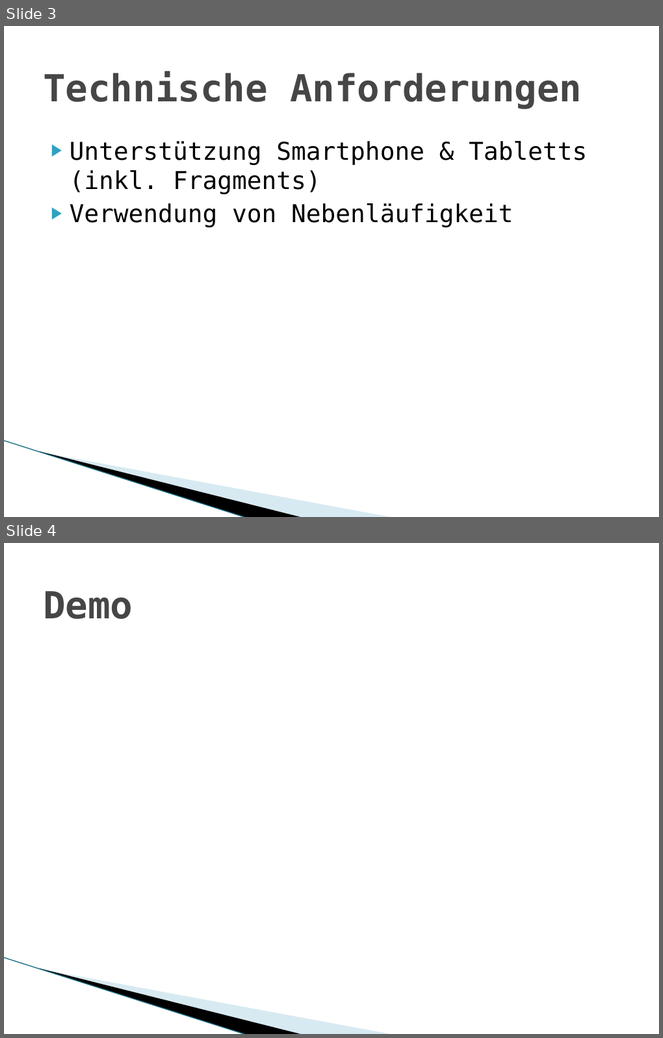
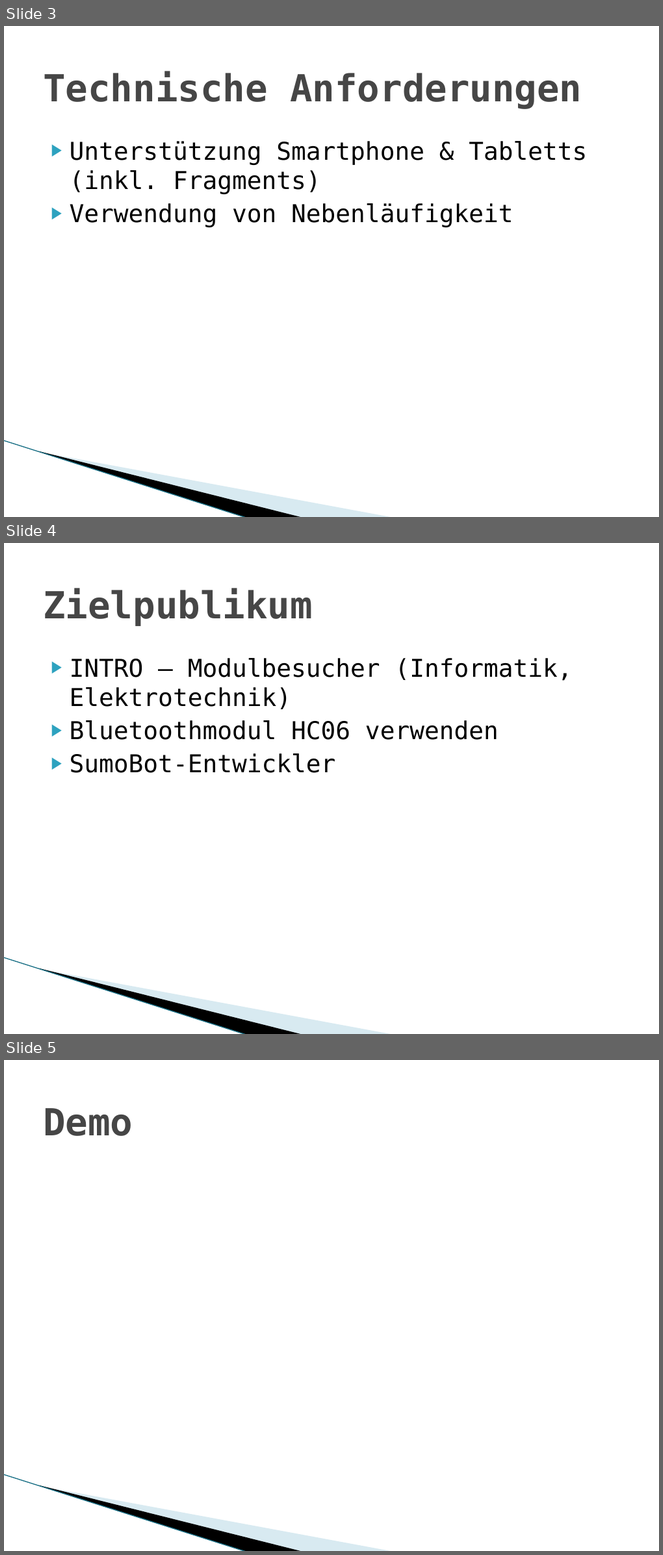
Before and after one commit to AlexFireBirds/SumoRemoteControl, a slide deck: Praesentation.pptx. Shown one above the other, each under a label of ours: slides 3 and 4 before the commit, slides 3, 4 and 5 after it. The pictures are 663x1038 and 663x1555 pixels, drawn with LibreOffice and Linux fonts; fonts in the diff are those of the drawing; background and template pictures are left out. Boxes give left, top, right and bottom in pixels: in the first picture for what was removed or moved away, otherwise in the second. Text is boxed around its words. In the diff, an @@ line names an element or a change of style, - is before the commit and + after.

Commit message:
updated praesentation

```diff
--- a/Praesentation.pptx
+++ b/Praesentation.pptx
@@ slide 4 added at (4, 543, 659, 1034), background #FFFFFF; not listed: 3 template elements that a slide beside it also shows @@
@@ title added at (43, 588, 313, 626), 41 pt, text #464646, bold @@
+Zielpublikum
@@ text added at (70, 658, 573, 773), 27 pt, text #000000 @@
+▶ INTRO – Modulbesucher (Informatik, Elektrotechnik)
+▶ Bluetoothmodul HC06 verwenden
+▶ SumoBot-Entwickler
@@ what was slide 4 is now slide 5 @@
```
